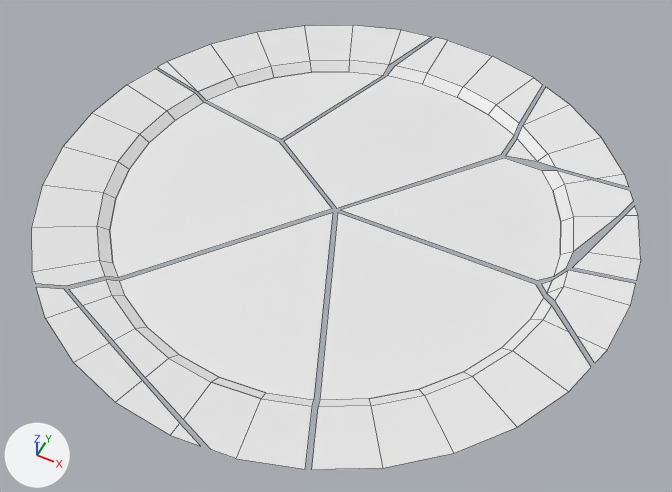
What one commit did to the Blender file VRRage-VR/assets/models/birthday/teller_kaputt.blend.
Before and after are seen from a camera (50 mm lens) standing at (0.127, -0.253, 0.293) and looking at (0.006, -0.012, -0.008). The axes (+X, +Y, +Z) are drawn at lower left. The lights are the same throughout. Mesh edges are drawn as thin lines.

The older version as bpy lines, for what is in view:
```python
ob_teller_cell = bpy.data.objects.new('Teller_cell', me_teller_cell_010)
ob_teller_cell.location = (-0.0152, -0.0945, 0.0033)
ob_teller_cell_001 = bpy.data.objects.new('Teller_cell.001', me_teller_cell_011)
ob_teller_cell_001.location = (0.1157, 0.0315, 0.0057)
ob_teller_cell_002 = bpy.data.objects.new('Teller_cell.002', me_teller_cell_001)
ob_teller_cell_002.location = (0.0178, 0.0919, 0.0031)
ob_teller_cell_003 = bpy.data.objects.new('Teller_cell.003', me_teller_cell_002)
ob_teller_cell_003.location = (-0.0644, 0.0779, 0.0037)
ob_teller_cell_004 = bpy.data.objects.new('Teller_cell.004', me_teller_cell_003)
ob_teller_cell_004.location = (0.0798, -0.0535, 0.0033)
ob_teller_cell_005 = bpy.data.objects.new('Teller_cell.005', me_teller_cell_004)
ob_teller_cell_005.location = (-0.0385, -0.112, 0.006)
ob_teller_cell_006 = bpy.data.objects.new('Teller_cell.006', me_teller_cell_005)
ob_teller_cell_006.location = (0.1101, -0.0063, 0.004)
ob_teller_cell_007 = bpy.data.objects.new('Teller_cell.007', me_teller_cell_006)
ob_teller_cell_007.location = (0.0866, 0.0391, 0.0027)
ob_teller_cell_008 = bpy.data.objects.new('Teller_cell.008', me_teller_cell_007)
ob_teller_cell_008.location = (-0.0872, -0.0256, 0.0033)
# also in view: 'Teller_cell.009' at (0.083, 0.09, 0.004)
```
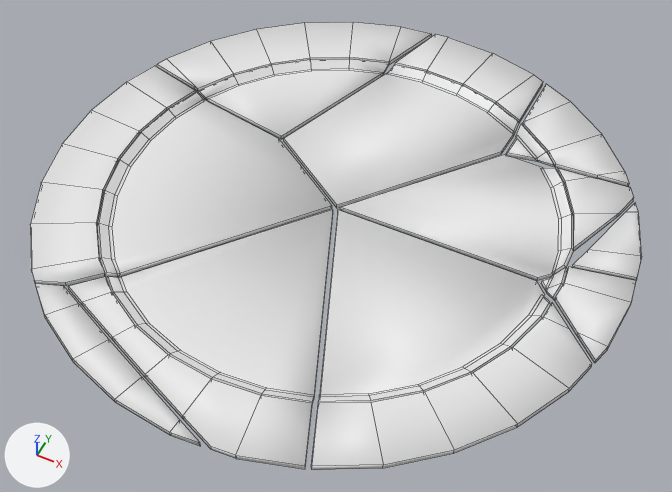
Where the change shows, as pixel boxes (x1, y1, x2, y2) in the pictures (672 x 492 px):
```json
{"object": "Teller_cell.004", "change": "modifiers changed", "before": [312, 213, 591, 470], "after": [311, 210, 592, 470]}
{"object": "Teller_cell.008", "change": "modifiers changed", "before": [31, 69, 332, 286], "after": [30, 66, 332, 286]}
{"object": "Teller_cell", "change": "modifiers changed", "before": [69, 213, 333, 469], "after": [68, 210, 333, 469]}
{"object": "Teller_cell.002", "change": "modifiers changed", "before": [284, 38, 543, 208], "after": [284, 35, 543, 208]}
{"object": "Teller_cell.007", "change": "modifiers changed", "before": [342, 158, 633, 280], "after": [340, 154, 634, 280]}
{"object": "Teller_cell.003", "change": "modifiers changed", "before": [158, 25, 431, 139], "after": [157, 22, 432, 139]}
{"object": "Teller_cell.005", "change": "modifiers changed", "before": [36, 287, 200, 446], "after": [36, 284, 201, 446]}
{"object": "Teller_cell.009", "change": "modifiers changed", "before": [506, 87, 628, 187], "after": [506, 84, 629, 187]}
{"object": "Teller_cell.006", "change": "modifiers changed", "before": [542, 270, 635, 363], "after": [541, 267, 636, 363]}
{"object": "Teller_cell.001", "change": "modifiers changed", "before": [573, 206, 641, 281], "after": [572, 203, 642, 280]}
```

Scene script edits in JSON lines:
```json
{"op": "add", "block": "ob_teller_cell", "code": "_m = ob_teller_cell.modifiers.new('Solidify', 'SOLIDIFY')"}
{"op": "add", "block": "ob_teller_cell", "code": "_m.thickness = 0.002"}
{"op": "add", "block": "ob_teller_cell_001", "code": "_m = ob_teller_cell_001.modifiers.new('Solidify', 'SOLIDIFY')"}
{"op": "add", "block": "ob_teller_cell_001", "code": "_m.thickness = 0.002"}
{"op": "add", "block": "ob_teller_cell_002", "code": "_m = ob_teller_cell_002.modifiers.new('Solidify', 'SOLIDIFY')"}
{"op": "add", "block": "ob_teller_cell_002", "code": "_m.thickness = 0.002"}
{"op": "add", "block": "ob_teller_cell_003", "code": "_m = ob_teller_cell_003.modifiers.new('Solidify', 'SOLIDIFY')"}
{"op": "add", "block": "ob_teller_cell_003", "code": "_m.thickness = 0.002"}
{"op": "add", "block": "ob_teller_cell_004", "code": "_m = ob_teller_cell_004.modifiers.new('Solidify', 'SOLIDIFY')"}
{"op": "add", "block": "ob_teller_cell_004", "code": "_m.thickness = 0.002"}
{"op": "add", "block": "ob_teller_cell_005", "code": "_m = ob_teller_cell_005.modifiers.new('Solidify', 'SOLIDIFY')"}
{"op": "add", "block": "ob_teller_cell_005", "code": "_m.thickness = 0.002"}
{"op": "add", "block": "ob_teller_cell_006", "code": "_m = ob_teller_cell_006.modifiers.new('Solidify', 'SOLIDIFY')"}
{"op": "add", "block": "ob_teller_cell_006", "code": "_m.thickness = 0.002"}
{"op": "add", "block": "ob_teller_cell_007", "code": "_m = ob_teller_cell_007.modifiers.new('Solidify', 'SOLIDIFY')"}
{"op": "add", "block": "ob_teller_cell_007", "code": "_m.thickness = 0.002"}
{"op": "add", "block": "ob_teller_cell_008", "code": "_m = ob_teller_cell_008.modifiers.new('Solidify', 'SOLIDIFY')"}
{"op": "add", "block": "ob_teller_cell_008", "code": "_m.thickness = 0.002"}
{"op": "add", "block": "ob_teller_cell_009", "code": "_m = ob_teller_cell_009.modifiers.new('Solidify', 'SOLIDIFY')"}
{"op": "add", "block": "ob_teller_cell_009", "code": "_m.thickness = 0.002"}
```
